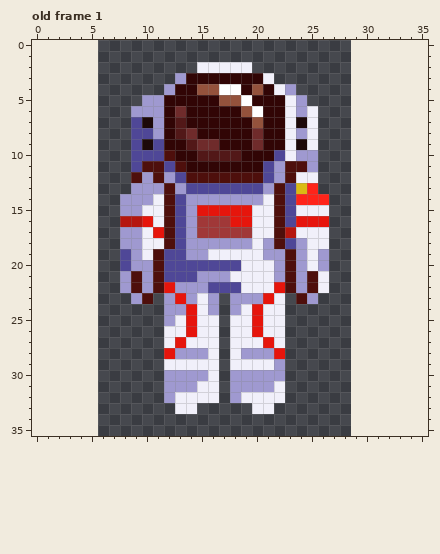
One commit to this pixel-art file: sketches/astronauts-in-space/design/astronauts.aseprite. This is how it looked before the edit.
23x36 pixels, 1 frame. Shown: old frame 1. The old version is drawn lined up with the new one, on the new canvas. The commit also changed other frames, which this record leaves out.
After:
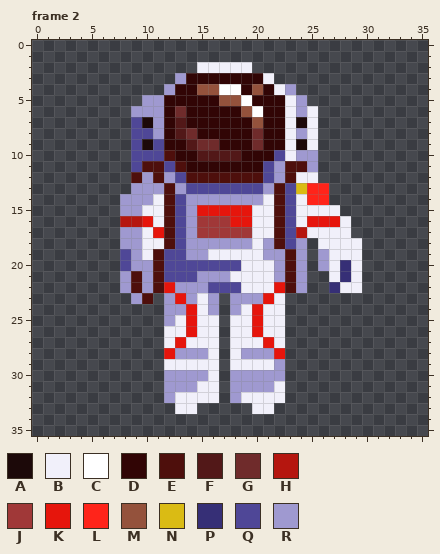
Palette (. is transparent): A #1c0909  B #f1f0fa  C #ffffff  D #310505  E #4e0f0c  F #521818  G #6f2b2b  H #b5160f  J #a03838  K #e6150c  L #ff241a  M #94523c  N #dabb14  P #362f76  Q #4f4797  R #9f99d0
A new or re-ordered frame is compared with the old frame closest to it.
From the commit log: sketch: create spritesheets and animations for astronauts
Edits made:
canvas 23x36 -> 36x36, the old top-left corner now at 6,0
frames 1 -> 14
Frame 2 is new; against old frame 1:
y 13: x 26 . -> L
y 14: x 24 L -> B
y 15: x 27 . -> B
y 16: x 24 K -> B; x 27..28 .. -> KB
y 17: x 23..24 HB -> QH; x 27..28 .. -> BB
y 18..19: x 25 B -> .; x 27..29 ... -> BBB
y 20: x 25 B -> .; x 27..29 ... -> BPB
y 21: x 25..29 EB... -> ..BPB
y 22: x 25..29 EB... -> ..PBB
y 23: x 24..25 ER -> ..
